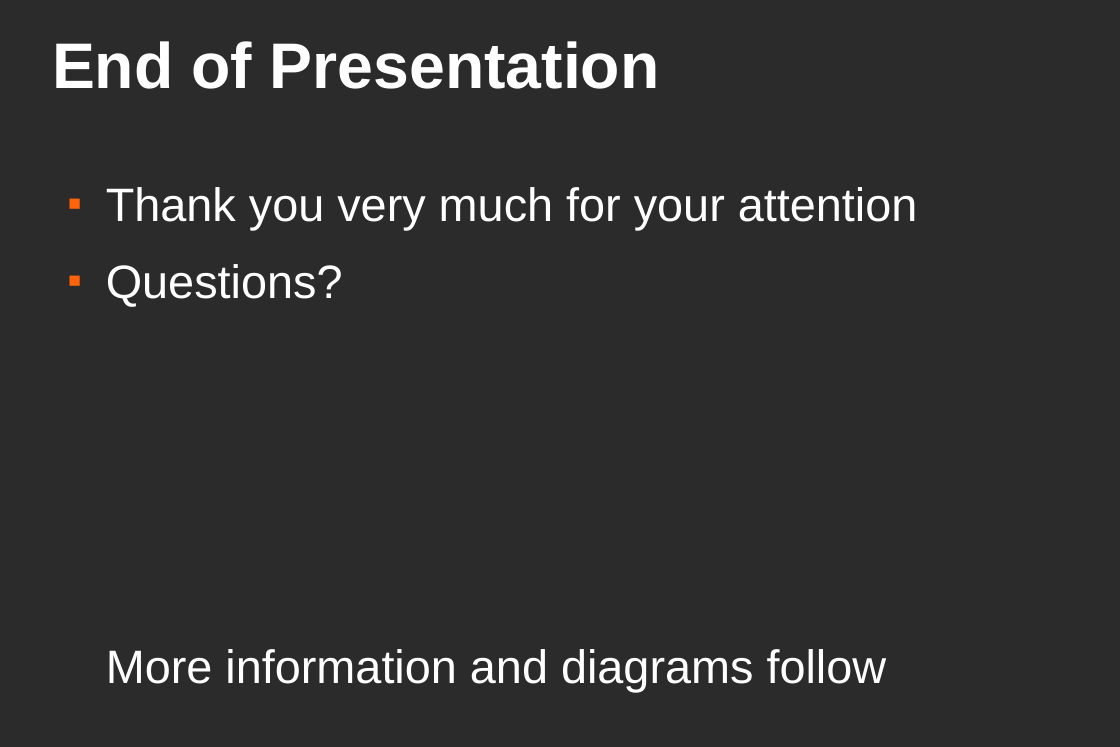
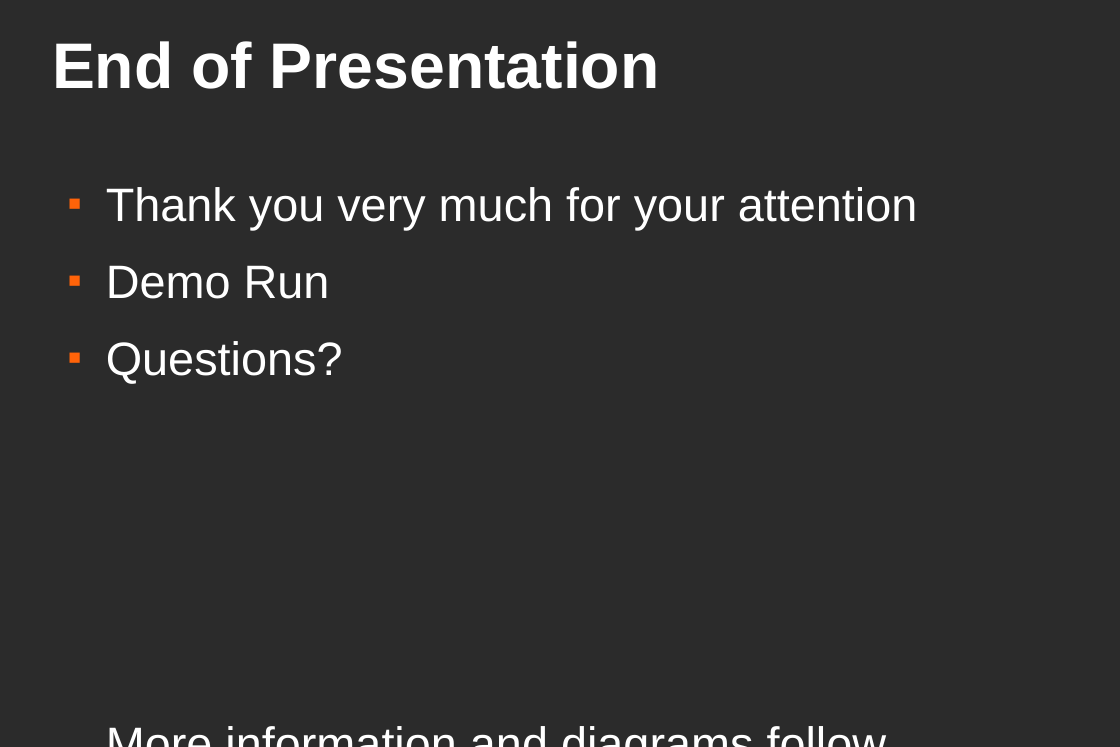
Before and after one commit to dgraziotin/Pomotux, a slide deck: slide 13 of docs/Project_Presentation.odp (slide 10 before the commit). Drawn at 1120x747 pixels with LibreOffice and Linux fonts; fonts in the diff are those of the drawing; background and template pictures are left out; a plain dark background stands for a picture behind light text. Boxes give left, top, right and bottom in pixels: in the first picture for what was removed or moved away, otherwise in the second. Text is boxed around its words. In the diff, an @@ line names an element or a change of style, - is before the commit and + after.

```diff
--- a/docs/Project_Presentation.odp
+++ b/docs/Project_Presentation.odp
@@ text at <box>106,265,330,299</box>: paragraph added @@
+■ Demo Run
```
Also in this commit, not shown: 2 other slides changed, 3 slides added, 8 other files.
